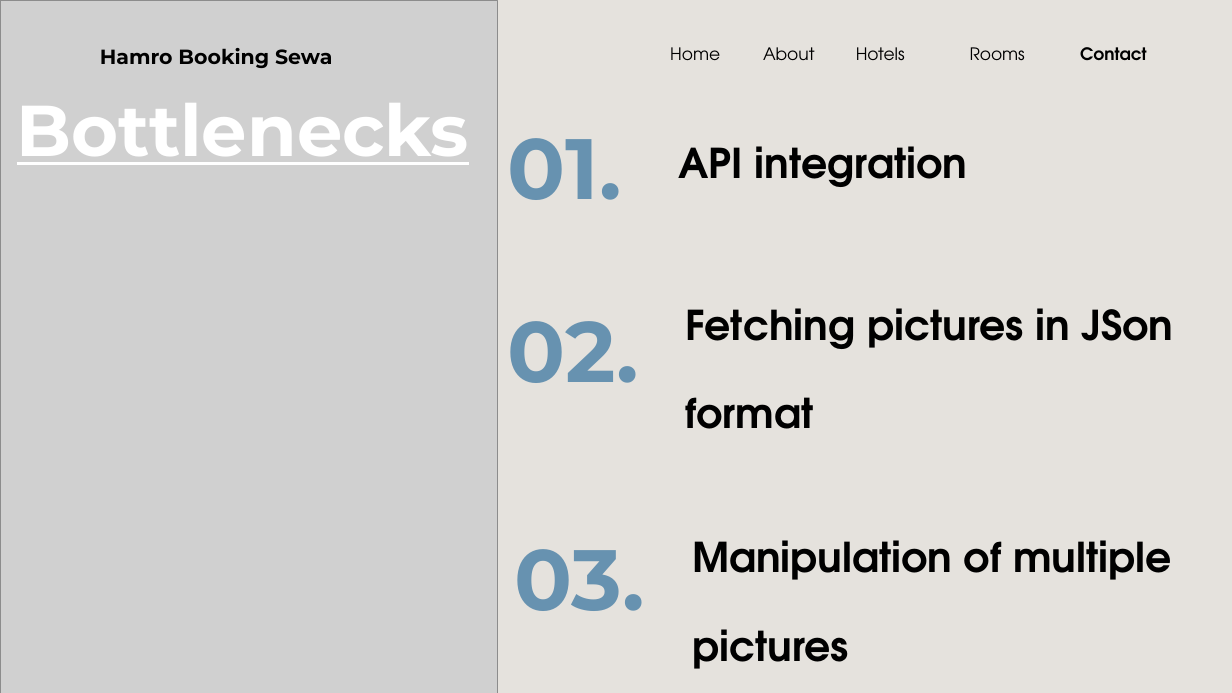
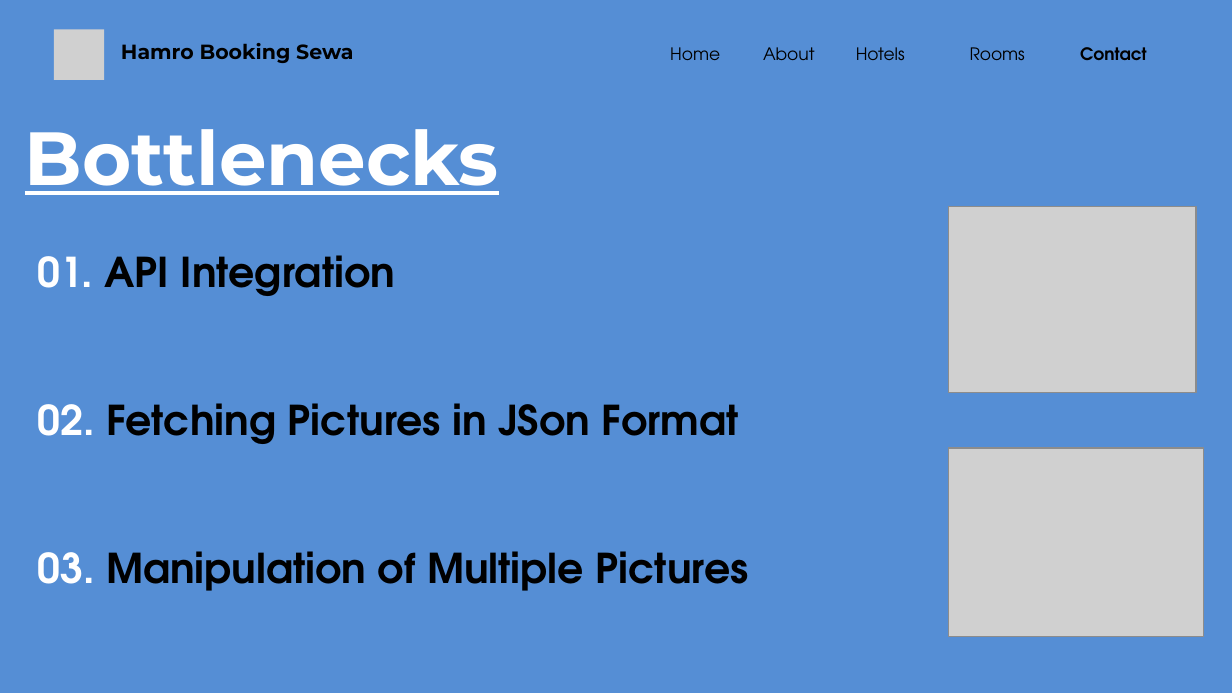
Before and after one commit to lgic-project/Hamro-booking-sewa-frontend, a slide deck: slide 5 of Documentation/Mid Term/MidTerm.Presentation.pptx. Drawn at 1232x693 pixels with LibreOffice and Linux fonts; fonts in the diff are those of the drawing; grey boxes stand for pictures. Boxes give left, top, right and bottom in pixels: in the first picture for what was removed or moved away, otherwise in the second. Text is boxed around its words. In the diff, an @@ line names an element or a change of style, - is before the commit and + after.

Commit message:
Changed Presentation

```diff
--- a/Documentation/Mid Term/MidTerm.Presentation.pptx
+++ b/Documentation/Mid Term/MidTerm.Presentation.pptx
@@ background #E5E2DD to #558ED5 @@
@@ picture removed at (0, 1, 498, 693) @@
@@ picture: place and size @@
-picture at (32, 30, 83, 80)
+picture at (54, 30, 105, 80)
@@ text "Hamro Booking Sewa": place and size @@
-text "Hamro Booking Sewa" at (100, 48, 332, 68)
+text "Hamro Booking Sewa" at (121, 43, 353, 63)
@@ text "Hamro Booking Sewa" at (121, 43, 353, 63): line spacing 1.15 to 1.2 @@
@@ text "Bottlenecks": place and size @@
-text "Bottlenecks" at (17, 103, 469, 165)
+text "Bottlenecks" at (25, 129, 499, 195)
@@ text "Bottlenecks" at (25, 129, 499, 195): size 42 to 44 pt @@
@@ text removed at (508, 138, 622, 200) @@
-01.
@@ text removed at (678, 146, 968, 187) @@
-API integration
@@ picture added at (949, 206, 1196, 392) @@
@@ text added at (37, 255, 749, 591), 24 pt, text #000000, bold @@
+01. API Integration
+02. Fetching Pictures in JSon Format
+03. Manipulation of Multiple Pictures
@@ text removed at (508, 321, 639, 383) @@
-02.
@@ text removed at (685, 308, 1174, 429) @@
-Fetching pictures in JSon format
@@ picture added at (949, 448, 1204, 637) @@
@@ text removed at (514, 549, 644, 611) @@
-03.
@@ text removed at (692, 540, 1172, 669) @@
-Manipulation of multiple pictures
```
Also in this commit, not shown: 4 other slides changed, 1 slide removed, 2 other files.
